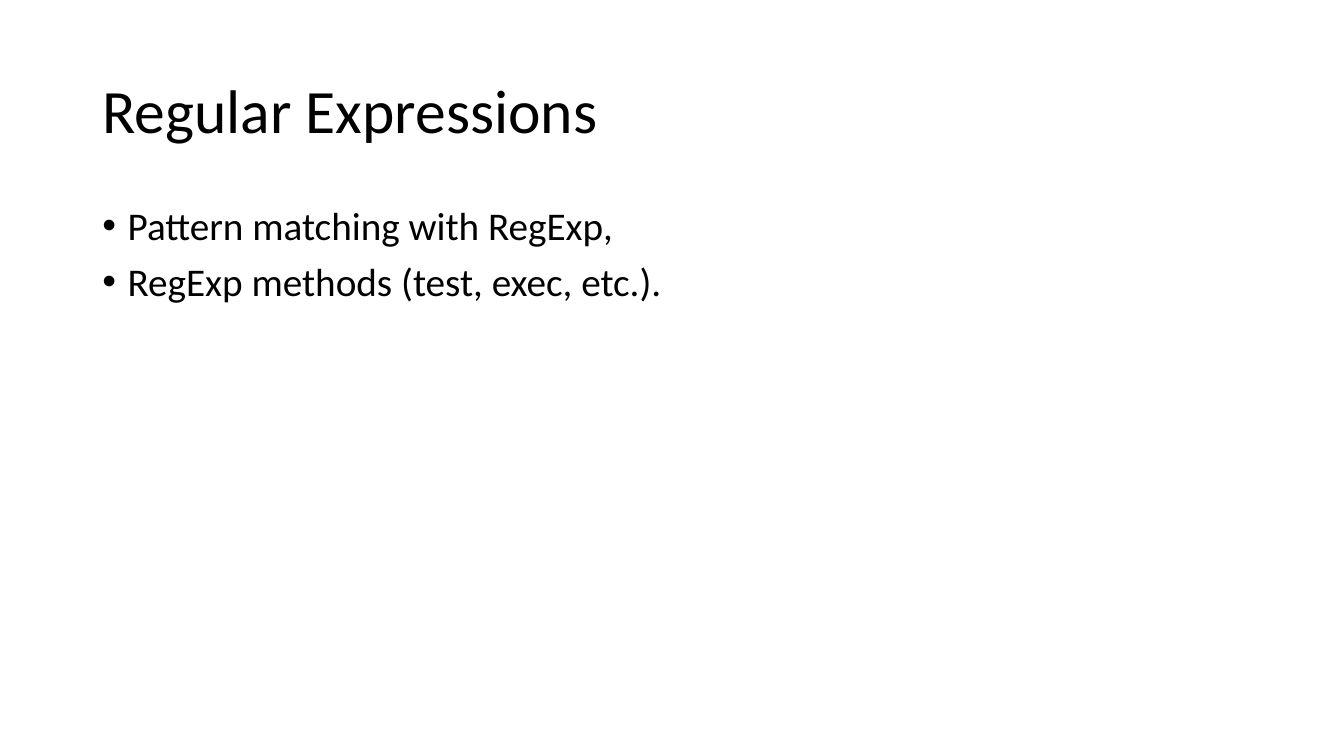
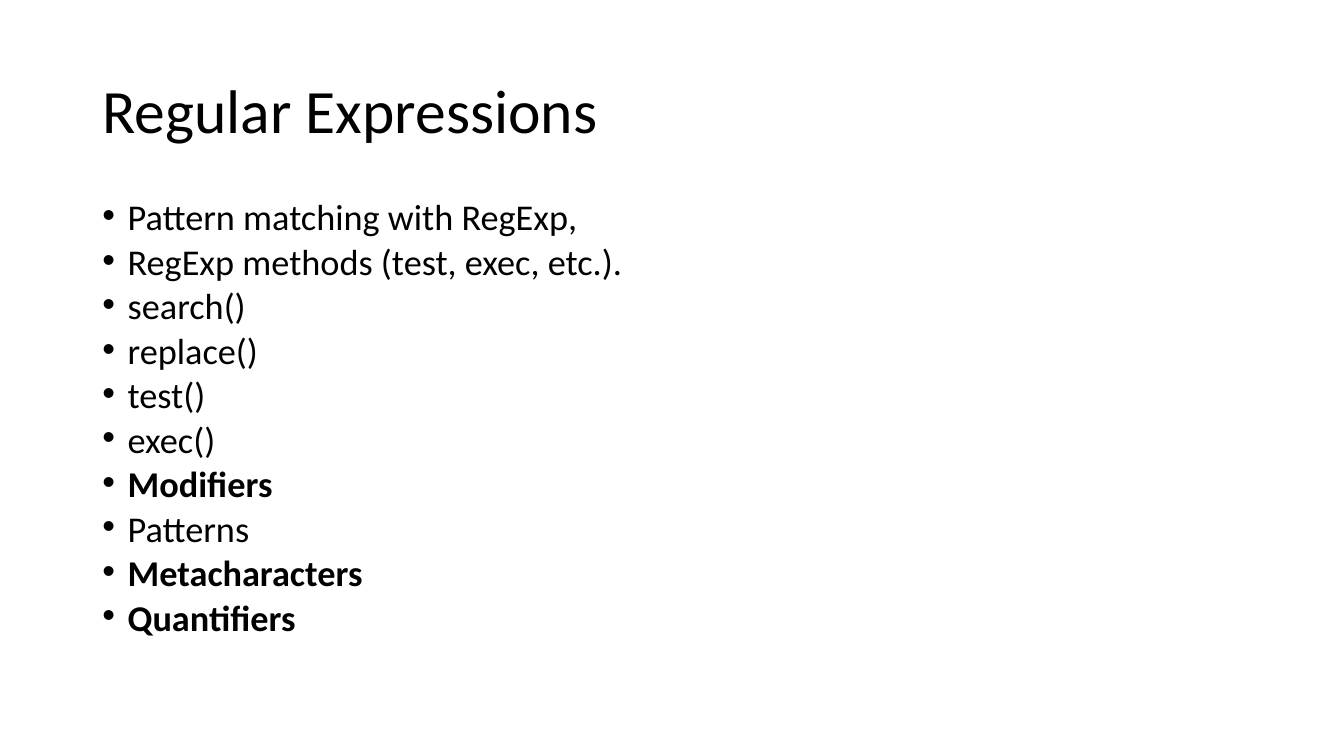
Before and after one commit to babumiya435/Portfolio, a slide deck: slide 23 of usp/Lstructure.pptx (slide 11 before the commit). Drawn at 1344x756 pixels with LibreOffice and Linux fonts; fonts in the diff are those of the drawing. Boxes give left, top, right and bottom in pixels: in the first picture for what was removed or moved away, otherwise in the second. Text is boxed around its words. In the diff, an @@ line names an element or a change of style, - is before the commit and + after.

```diff
--- a/usp/Lstructure.pptx
+++ b/usp/Lstructure.pptx
@@ text at (128,204,622,282): size 28 to 25.9 pt in "Pattern matching with RegExp,", "RegExp methods (test, exec, etc.)."; line spacing 0.9 to 0.7 @@
@@ text at (128,292,363,636): paragraphs added @@
+• search()
+• replace()
+• test()
+• exec()
+• Modifiers
+• Patterns
+• Metacharacters
+• Quantifiers
```
Also in this commit, not shown: 7 other slides changed, 12 slides added.
